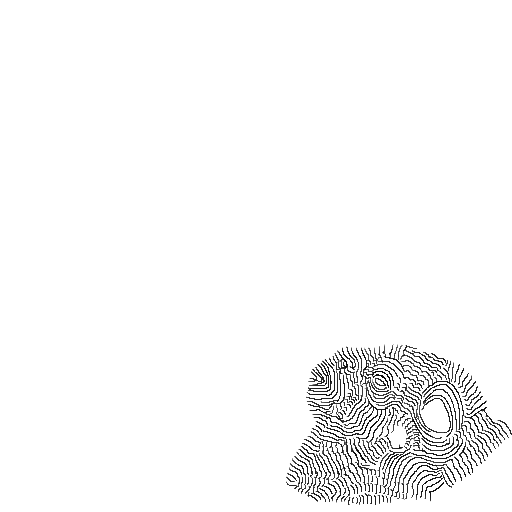
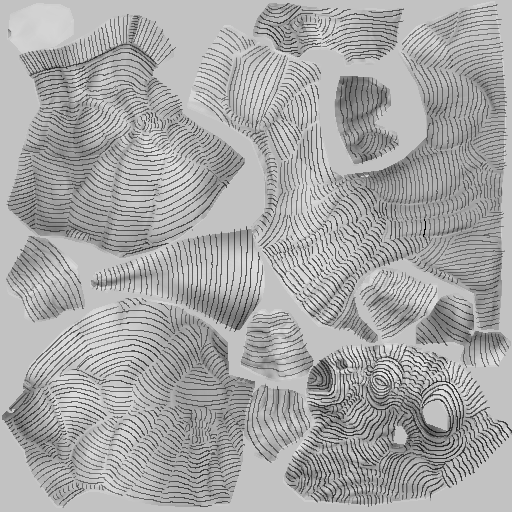
Two versions of the same layered image (512px x 512px). Layer-by-layer changes:
added layer "Layer 4" above "Layer 5" over [4, 3, 512, 508]
added layer "Layer 5" (29%) above "Layer 1" over [0, 0, 512, 512]
added layer "Layer 1" (multiply, 60%) above "Layer 3" over [0, 0, 512, 512]
added layer "Layer 3" (hard light, 28%) above "Layer 2" over [1, 3, 510, 508]
added layer "Layer 2" over [0, 0, 512, 512]
